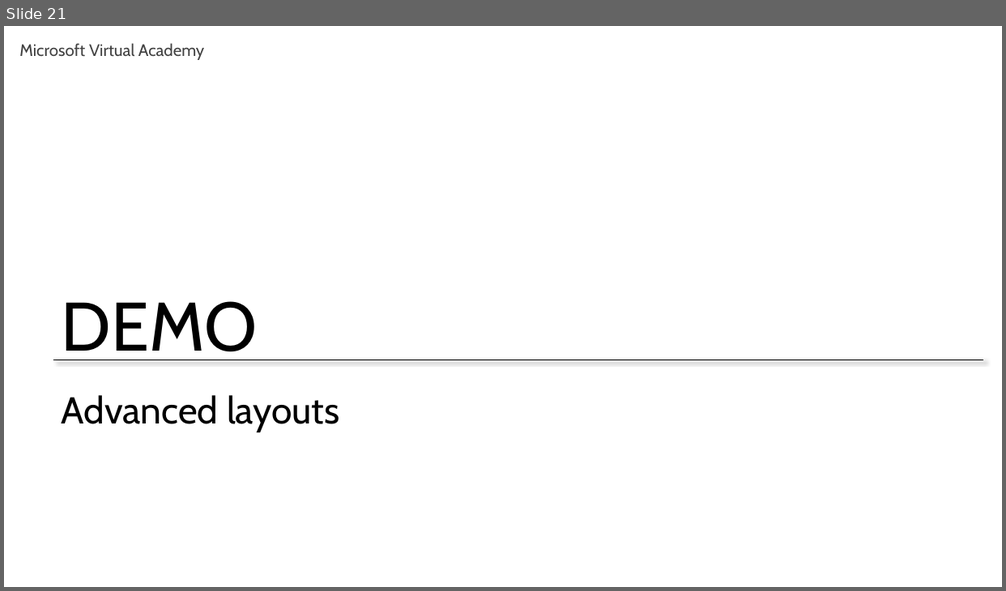
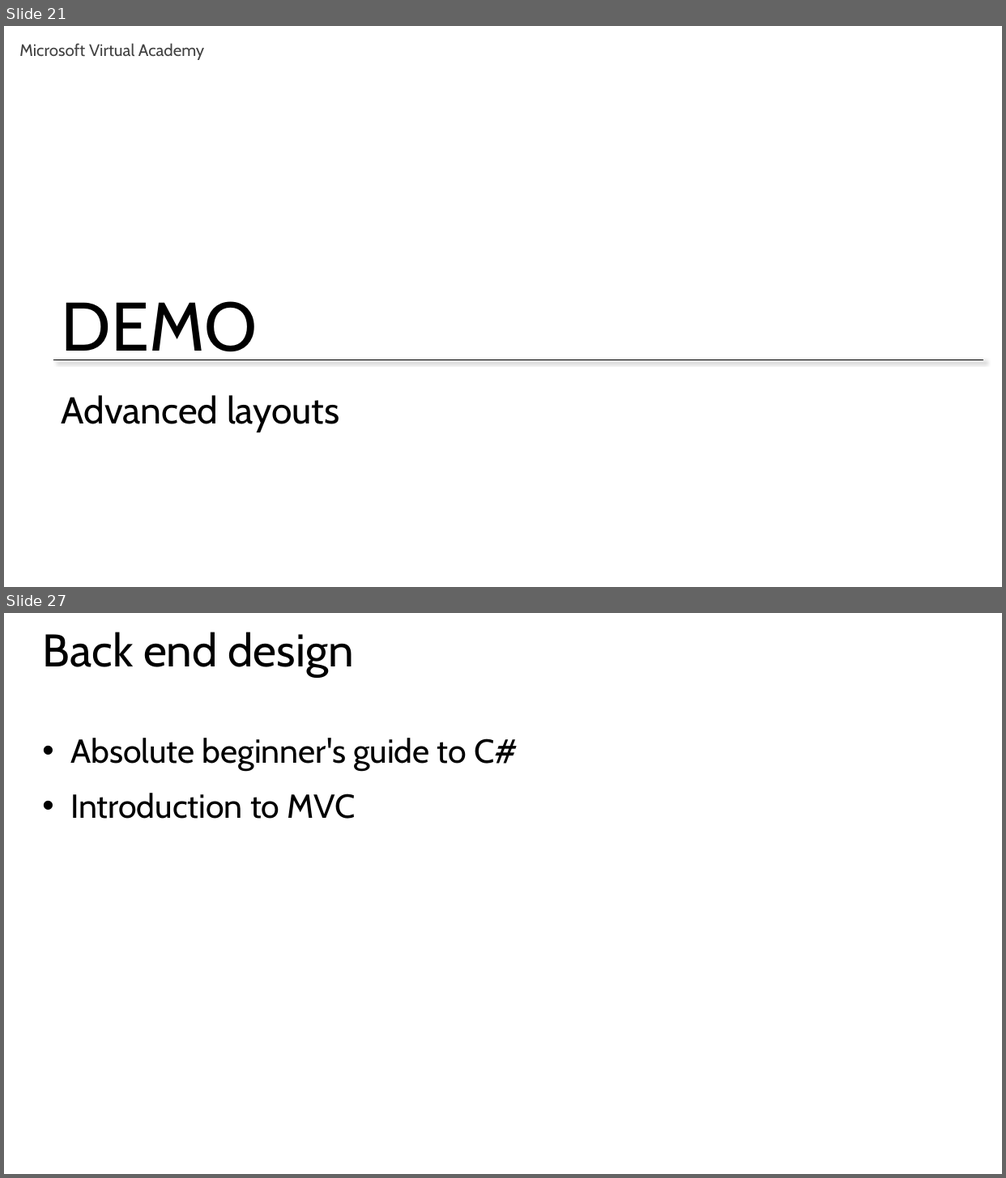
Before and after one commit to mkscala/AdvancedFlask, a slide deck: Slides/Module 5 - Jinja Layouts.pptx. Shown one above the other, each under a label of ours: slide 21 before the commit, slides 21 and 27 after it; the slides between them are not shown. The pictures are 1006x591 and 1006x1178 pixels, drawn with LibreOffice and Linux fonts; fonts in the diff are those of the drawing. Boxes give left, top, right and bottom in pixels: in the first picture for what was removed or moved away, otherwise in the second. Text is boxed around its words. In the diff, an @@ line names an element or a change of style, - is before the commit and + after.

```diff
--- a/Slides/Module 5 - Jinja Layouts.pptx
+++ b/Slides/Module 5 - Jinja Layouts.pptx
@@ slide 27 added at (x1=4, y1=613, x2=1002, y2=1174), background #FFFFFF @@
@@ title added at (x1=43, y1=632, x2=354, y2=677), 44 pt, text #000000 @@
+Back end design
@@ text added at (x1=70, y1=738, x2=518, y2=819), 32 pt, text #000000 @@
+• Absolute beginner's guide to C#
+• Introduction to MVC
```
Also in this commit, not shown: 4 other slides added.
